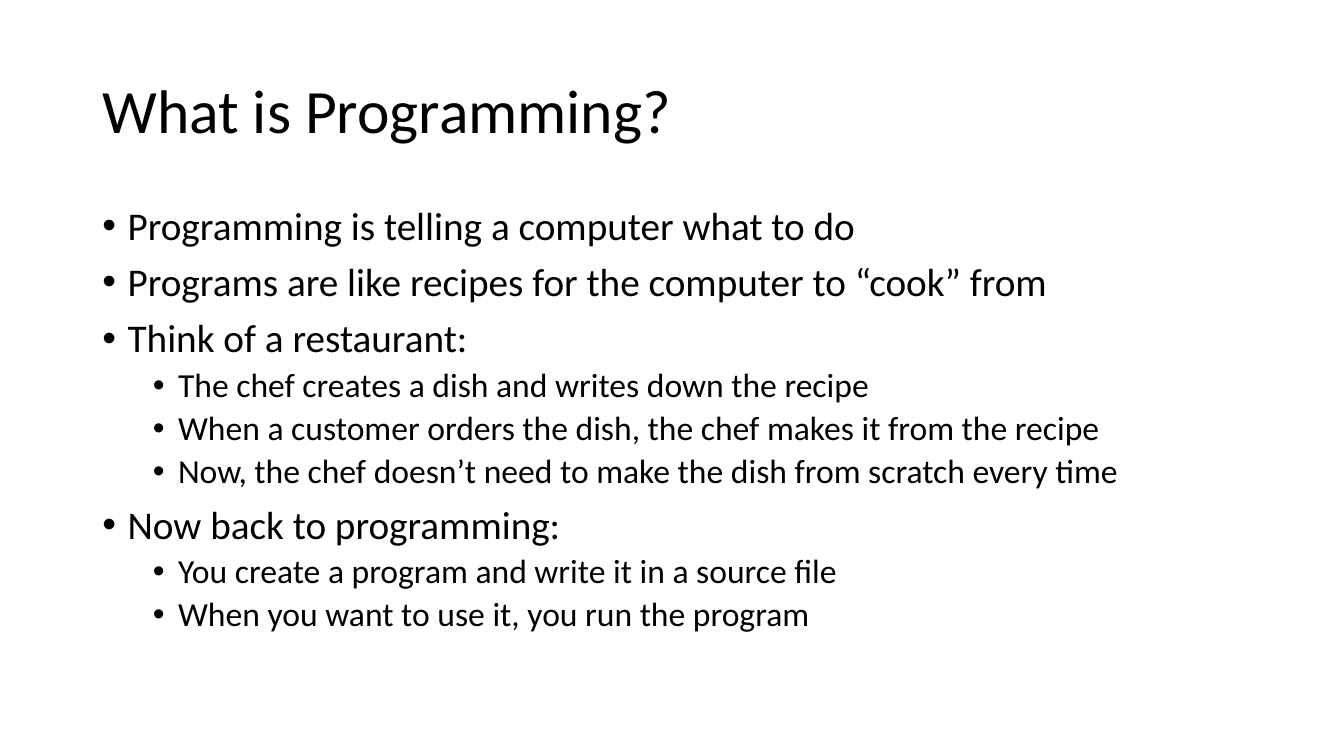
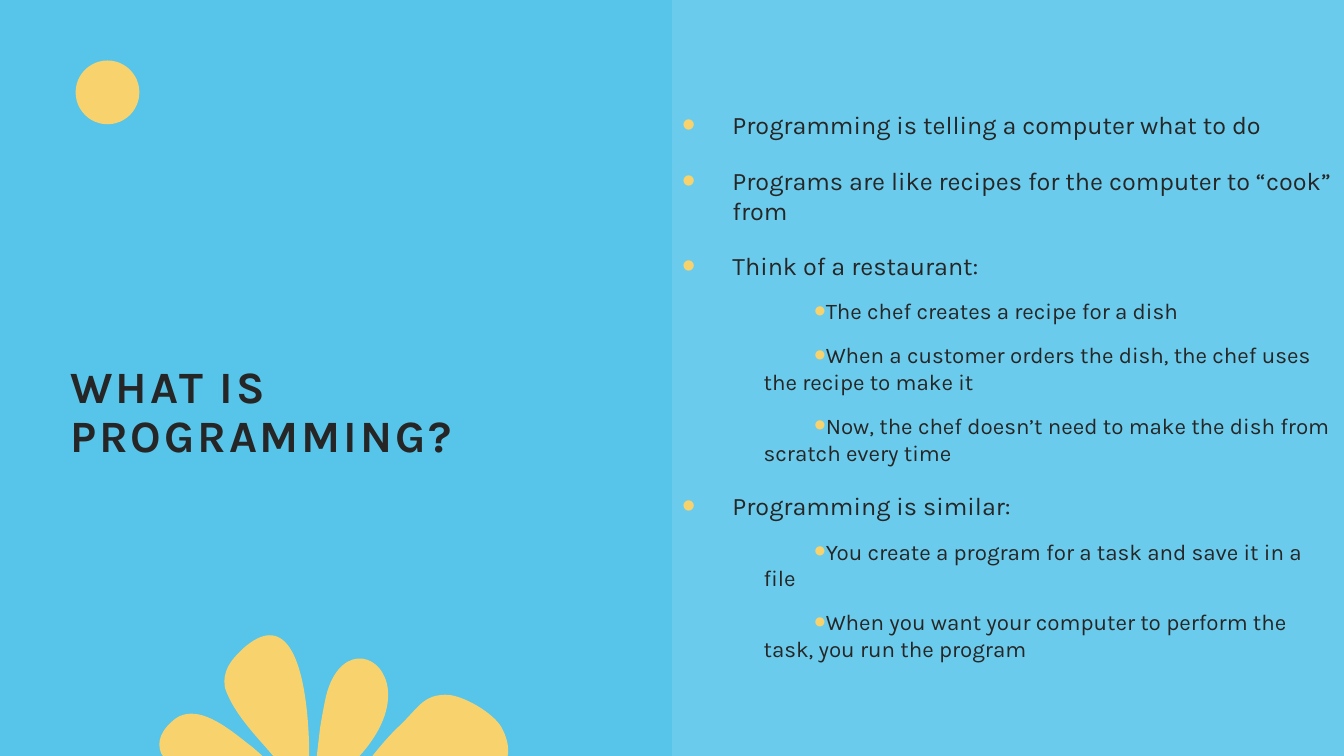
Before and after one commit to thatrandomfrenchdude/Think-Like-A-Programmer, a slide deck: slide 6 of PPT/TLAP_ppt.pptx. Drawn at 1344x756 pixels with LibreOffice and Linux fonts; fonts in the diff are those of the drawing. Boxes give left, top, right and bottom in pixels: in the first picture for what was removed or moved away, otherwise in the second. Text is boxed around its words. In the diff, an @@ line names an element or a change of style, - is before the commit and + after.

```diff
--- a/PPT/TLAP_ppt.pptx
+++ b/PPT/TLAP_ppt.pptx
@@ background #FFFFFF to #57C4EA @@
@@ rectangle added at <box>672,1,1344,756</box>, fill #9ADCF2 at 30% opacity @@
@@ ellipse added at <box>76,60,139,124</box>, fill #F8D36D @@
@@ text "Programming is telling a computer ...": place and size @@
-text "Programming is telling a computer ..." at <box>128,212,1117,632</box>
+text "Programming is telling a computer ..." at <box>732,116,1331,663</box>
@@ text "Programming is telling a computer ..." at <box>732,116,1331,663</box>: vertical alignment top to middle @@
@@ text at <box>732,116,1331,467</box>: size 28 to 18 pt in "Programming is telling a computer what to ...", "Programs are like recipes for the computer ...", "Think of a restaurant:"; font Calibri to Karla, text colour #000000 to #262626 in "Programming is telling a computer what to ...", "Programs are like recipes for the computer ...", "Think of a restaurant:", "Now, the chef doesn’t need to make ..."; size 24 to 16 pt in "Now, the chef doesn’t need to make ..."; indent changed; line spacing 0.9 to 1; more space between paragraphs @@
@@ text at <box>764,303,1310,396</box>: text changed; size 24 to 16 pt; font Calibri to Karla; text colour #000000 to #262626 @@
-  • The chef creates a dish and writes down the recipe
-  • When a customer orders the dish, the chef makes it from the recipe
+  • The chef creates a recipe for a dish
+  • When a customer orders the dish, the chef uses the recipe to make it
@@ title at <box>71,373,452,453</box>: text changed; size 44 to 32 pt; font Calibri to Karla; text colour #000000 to #262626; bold on @@
-What is Programming?
+WHAT IS PROGRAMMING?
@@ text at <box>732,497,1301,663</box>: text changed; size 24 to 16 pt; font Calibri to Karla; text colour #000000 to #262626 @@
-• Now back to programming:
-  • You create a program and write it in a source file
-  • When you want to use it, you run the program
+• Programming is similar:
+  • You create a program for a task and save it in a file
+  • When you want your computer to perform the task, you run the program
@@ freeform shape added at <box>159,635,508,756</box>, fill #F8D36D @@
```
Also in this commit, not shown: 12 other slides changed, 3 slides added, 4 other files.
